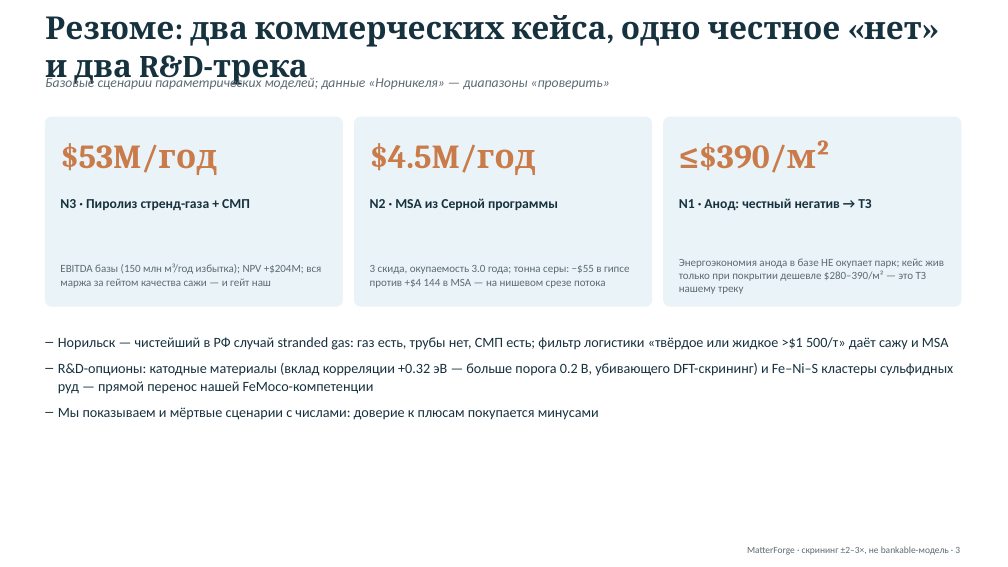
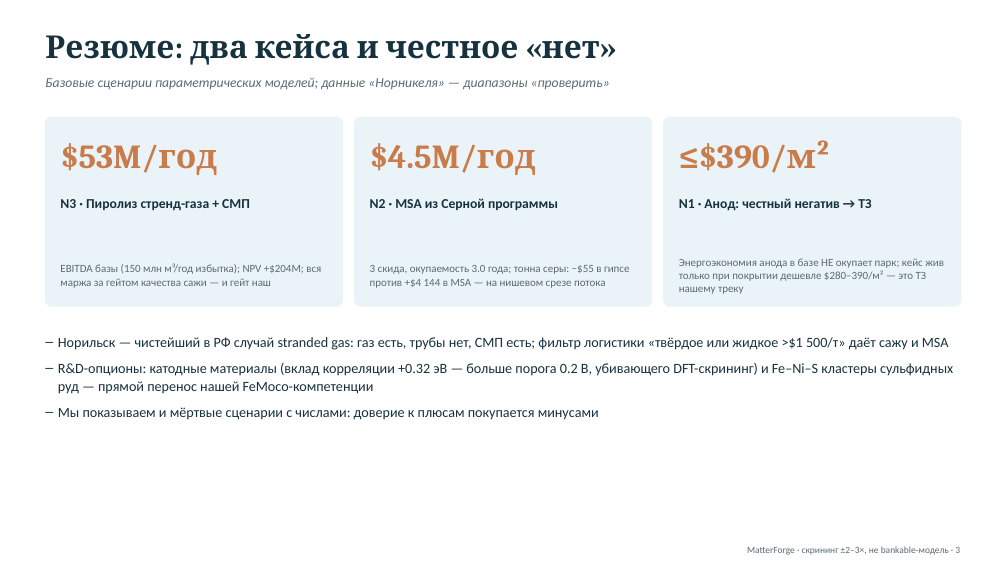
Before and after one commit to skharkov1246/ocm-research-diary, a slide deck: slide 3 of decks/MatterForge_Nornickel.pptx. Drawn at 1008x567 pixels with LibreOffice and Linux fonts; fonts in the diff are those of the drawing. Boxes give left, top, right and bottom in pixels: in the first picture for what was removed or moved away, otherwise in the second. Text is boxed around its words. In the diff, an @@ line names an element or a change of style, - is before the commit and + after.

```diff
--- a/decks/MatterForge_Nornickel.pptx
+++ b/decks/MatterForge_Nornickel.pptx
@@ text at <box>45,34,600,65</box>: text changed @@
-Резюме: два коммерческих кейса, одно честное «нет» и два R&D-трека
+Резюме: два кейса и честное «нет»
```
Also in this commit, not shown: 5 other slides changed, 3 other files.
